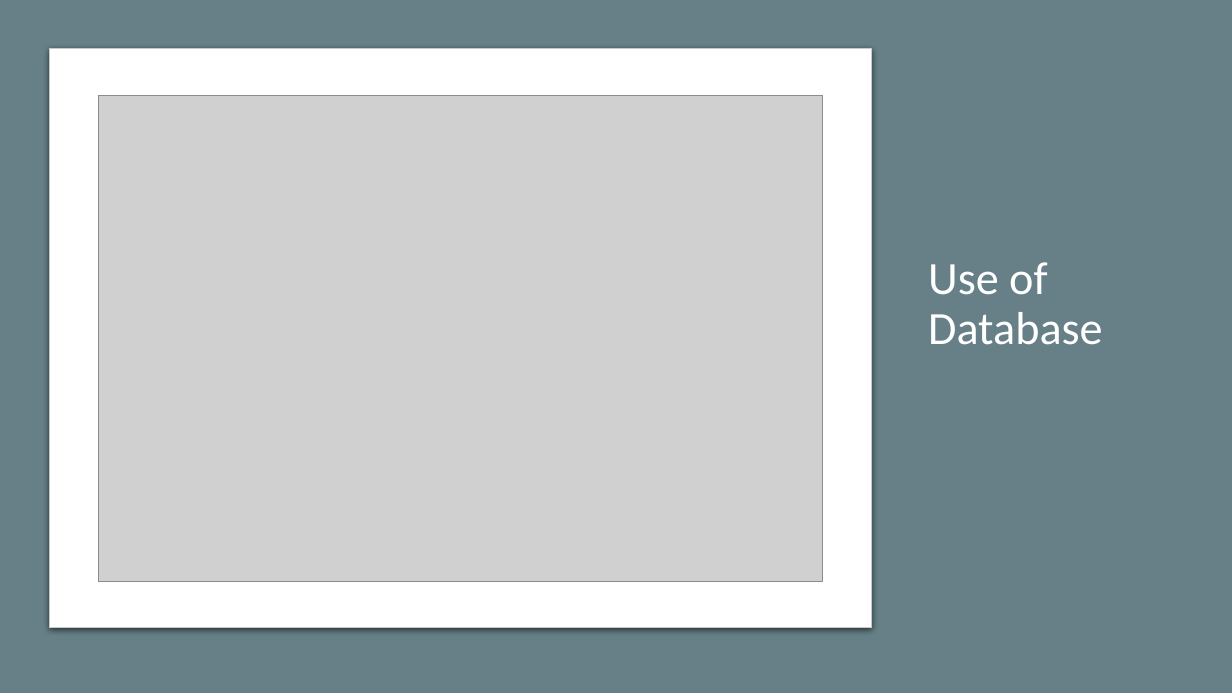
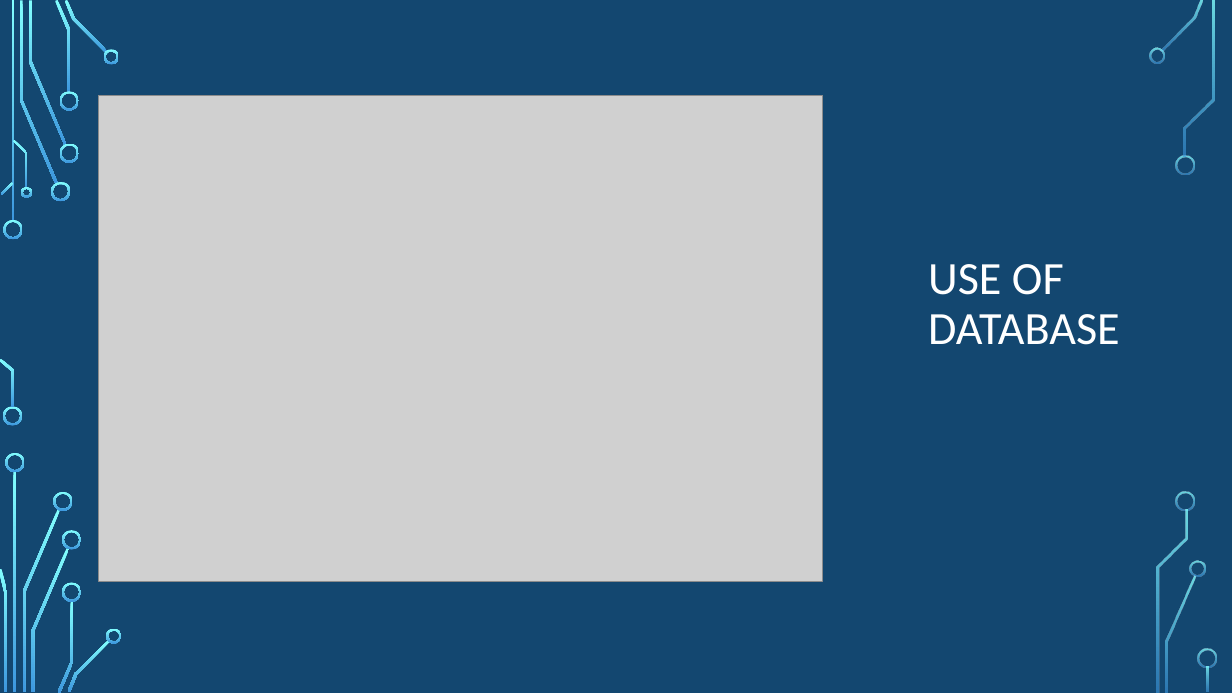
Before and after one commit to GenoShaSha/StudentHousing_Project, a slide deck: slide 10 of FinalProject.pptx. Drawn at 1232x693 pixels with LibreOffice and Linux fonts; fonts in the diff are those of the drawing; grey boxes stand for pictures; background and template pictures are left out. Boxes give left, top, right and bottom in pixels: in the first picture for what was removed or moved away, otherwise in the second. Text is boxed around its words. In the diff, an @@ line names an element or a change of style, - is before the commit and + after.

```diff
--- a/FinalProject.pptx
+++ b/FinalProject.pptx
@@ background #E7E6E6 to picture (left out) @@
@@ rectangle removed at box(0, 0, 1232, 693) @@
@@ rounded rectangle removed at box(50, 49, 872, 628) @@
@@ title at box(928, 264, 1120, 345): text changed @@
-Use of Database
+USE OF DATABASE
@@ group added at box(0, 0, 1217, 693): 33 freeform shapes, 3 rectangles @@
```
Also in this commit, not shown: 8 other slides changed, 4 slides added, 2 slides removed, 2 other files.
